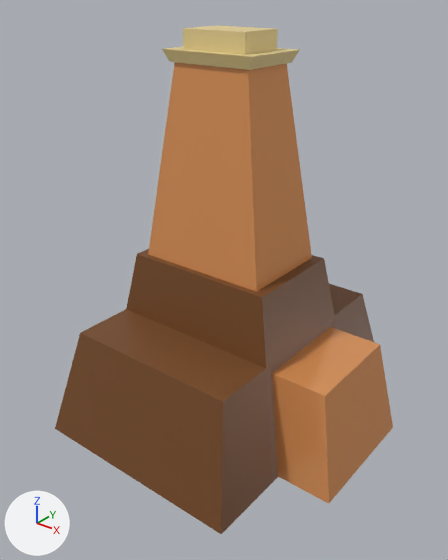
One commit to the glTF model three/static/ZA_monument_models/5_0.glb: the scene before it, then after it.
Rendered twice from a 50 mm lens placed at (2.42, -3.24, 2.06), pointed at (-0.03, -0.18, 0.17). Lighting does not change. The marker at lower left points along +X, +Y and +Z.

In view in the first picture: 'Largest Temple.001'.
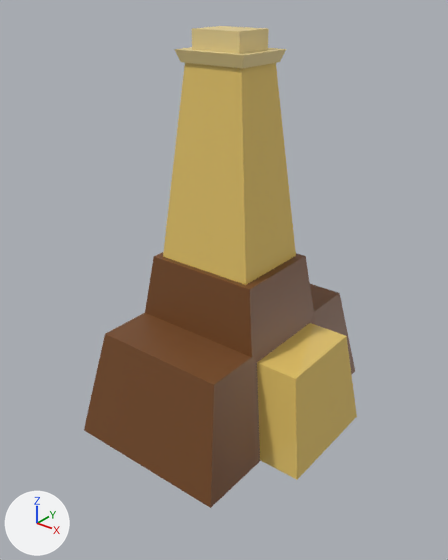
Pixel boxes (x1, y1, x2, y2) of what changed, in the pictures (448 x 560 px):
'Largest Temple.001', recoloured, rescaled (orange to yellow, 19% narrower)
    before: (55, 25, 393, 534)
    after: (84, 26, 357, 508)

The change, as a diff of the scene's bpy script:
```diff
--- a/three/static/ZA_monument_models/5_0.glb.py
+++ b/three/static/ZA_monument_models/5_0.glb.py
@@ mat_material_007 @@
 mat_material_007 = principled_material('Material.007')
-mat_material_007.base_color = (0.8, 0.333, 0.114)  # orange #e79c5f
+mat_material_007.base_color = (0.8, 0.573, 0.15)  # yellow #e7c76c
 mat_material_007.metallic = 0.212
@@ ob_largest_temple_001 @@
 ob_largest_temple_001.rotation_euler = (0.0, 0.0, -3.135)  # degrees (0, 0, -180)
-ob_largest_temple_001.scale = (0.65, 0.9, 0.4)
+ob_largest_temple_001.scale = (0.5, 0.8, 0.4)
```
